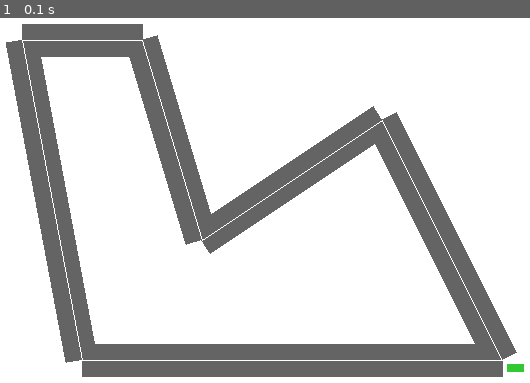
Above: before the commit, frame 1.
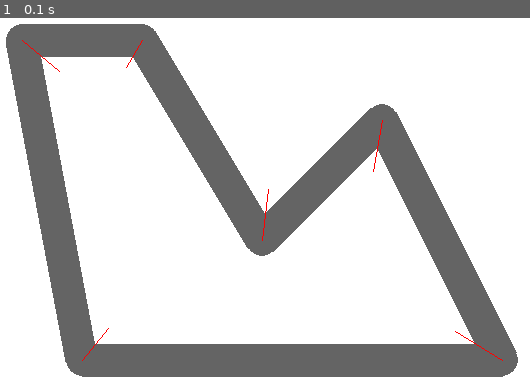
Above: after the commit, the same moment.

Repository: Dowzer721/vsCode-Sync
Game: pygame game, started from Game Recreation/Mini Motorways/Basic Mechanics/carFollowingRoad_v1.0.py
Same seed, same stepped clock (60 frames per second), same inputs: the game is played once before the commit and once after it.
Inputs:
- Up to frame 1 (0.1 s): no input

The runs differ from the first frame. In frame 1, 8.8% of the frame differs, in the area x 1-99%, y 1-99%.

Commit message:
Splitting the angles at junctions. Stuck with acute/obtuse angles

Diff:
--- a/Game Recreation/Mini Motorways/Basic Mechanics/carFollowingRoad_v1.0.py
+++ b/Game Recreation/Mini Motorways/Basic Mechanics/carFollowingRoad_v1.0.py
@@ -49,14 +49,14 @@
 # Where the road starts, travels through and ends on the canvas:
 roadPoints = [
     Vector(canvasW * 0.3, canvasH * 0.1),
-    Vector(canvasW * 0.4, canvasH * 0.6),
+    Vector(canvasW * 0.5, canvasH * 0.6),
     Vector(canvasW * 0.7, canvasH * 0.3),
     Vector(canvasW * 0.9, canvasH * 0.9),
     Vector(canvasW * 0.2, canvasH * 0.9),
     Vector(canvasW * 0.1, canvasH * 0.1)
 ]
 # Creating this to save on calling the "len" method repeatedly:
-roadPointsLen = len(roadPoints)
+numberOfRoadPoints = len(roadPoints)
 
 # The width of the road:
 roadWidth = 16
@@ -66,21 +66,21 @@
 
 # Draw the road to the canvas:
 def renderRoad():
-    for i in range(roadPointsLen):
-
-        x1, y1 = roadPoints[i].toTuple()
-
-        # pygame.draw.circle(
-        #     canvas,
-        #     roadColour,
-        #     roadPoints[i].toInt(),
-        #     roadWidth,
-        #     0
-        # )
-        # if i == roadPointsLen - 1: break
-
-
-        x2, y2 = roadPoints[(i + 1) % roadPointsLen].toTuple()
+    for i in range(numberOfRoadPoints):
+
+        x1, y1 = roadPoints[i].toInt()
+
+        pygame.draw.circle(
+            canvas,
+            roadColour,
+            (x1, y1),
+            roadWidth,
+            0
+        )
+        # if i == numberOfRoadPoints - 1: break
+
+
+        x2, y2 = roadPoints[(i + 1) % numberOfRoadPoints].toTuple()
         dx = x2 - x1
         dy = y2 - y1
         angle = atan2(dy, dx)
@@ -96,21 +96,108 @@
             0
         )
 
-    for i in range(roadPointsLen):
+    # for i in range(numberOfRoadPoints):
+    #     pygame.draw.line(
+    #         canvas,
+    #         (255,255,255),
+    #         roadPoints[i].toTuple(),
+    #         roadPoints[(i+1)%numberOfRoadPoints].toTuple(),
+    #         1
+    #     )
+
+    # My previous method involved drawing the roads from each point, and then just drawing a middle
+    # line, which worked visually, but had no way for the vehicle to know which side of the road was
+    # which.
+    #
+    # My new method is to draw both sides of the road as separate entities, so that the vehicles know
+    # which side is which, and have a reference point for travelling along the roads and around
+    # corners etc.
+
+    for c in range(numberOfRoadPoints):
+        p = (c - 1 + numberOfRoadPoints) % numberOfRoadPoints
+        n = (c + 1) % numberOfRoadPoints
+
+        # # p_dx = roadPoints[c].x - roadPoints[p].x
+        # # p_dy = roadPoints[c].y - roadPoints[p].y
+        p_dx = roadPoints[p].x - roadPoints[c].x
+        p_dy = roadPoints[p].y - roadPoints[c].y
+        p_angle = (atan2(p_dy, p_dx) + (2 * pi)) % (2 * pi)
+        # p_angle = atan2(p_dy, p_dx) + (2 * pi)
+
+        n_dx = roadPoints[n].x - roadPoints[c].x
+        n_dy = roadPoints[n].y - roadPoints[c].y
+        n_angle = (atan2(n_dy, n_dx) + (2 * pi)) % (2 * pi)
+        # n_angle = atan2(n_dy, n_dx) + (2 * pi)
+
+        # mid_angle = (p_angle + n_angle) / 2
+
+        # print(f"{p} -> {c} @ {round(p_angle, 2)}; {c} -> {n} @ {round(n_angle, 2)}; mid_angle:{round(mid_angle,2)}")
+        # print(f"{c} -> {p} @ {round(p_angle, 2)}; {c} -> {n} @ {round(n_angle, 2)}; mid_angle:{round(mid_angle,2)}")
+
+        # _______________________________
+        # Let's imagine the triangle ABC:
+        #           A
+        #           .-------------- O[RIGIN]
+        #          / \
+        #         /   \
+        #      C /_____\ B
+        #
+        # The angle OAB is approx 1.05r, and angle OAC is approx 2.09r.
+        # Visually, we can clearly see that the angle between the two would be straight down vertically,
+        # bisecting line BC, which would be the average of the two angles, or (OAB + OAC) / 2.
+        # However, in practice, this doesn't always work. I am not entirely sure why, but I do have a
+        # solution:
+        #
+        # If we choose an arbitrary distance, and then head in the direction of B from A but that distance,
+        # and note the point. Now we repeat the same, from A to C by the same distance and note this point
+        # too.
+        # Now we have two points, equidistant from A.
+        # If we find the mid-point between these two, and then find the angle from A to the mid-point,
+        # we should have the angle which bisects the angle CAB.
+
+        arbitraryDistance = roadWidth * 4
+
+        pointA_x, pointA_y = roadPoints[c].toTuple()
+        pointA_x += cos(n_angle) * arbitraryDistance
+        pointA_y += sin(n_angle) * arbitraryDistance
+
+        pointB_x, pointB_y = roadPoints[c].toTuple()
+        pointB_x += cos(p_angle) * arbitraryDistance
+        pointB_y += sin(p_angle) * arbitraryDistance
+
+        midPoint_x = (pointA_x + pointB_x) / 2
+        midPoint_y = (pointA_y + pointB_y) / 2
+
+        bisectingAngle = atan2(
+            midPoint_y - roadPoints[c].y,
+            midPoint_x - roadPoints[c].x
+        )
+
+        # Drawing the bisecting angle:
         pygame.draw.line(
             canvas,
-            (255,255,255),
-            roadPoints[i].toTuple(),
-            roadPoints[(i+1)%roadPointsLen].toTuple(),
+            (255, 0, 0),
+            (midPoint_x, midPoint_y),
+            roadPoints[c].toInt(),
             1
         )
+
+        # Maybe my approach here isn't worth the hassle, because the game is fixed to a grid.
+
+
+
+
+
+# renderRoad()
+# exit(0)
+
 
 class Vehicle:
     def __init__(self):
 
-        roadStartingIndex = randint(0, roadPointsLen - 1)
-        previousIndex = (roadStartingIndex + roadPointsLen - 1) % roadPointsLen
-        nextIndex = (roadStartingIndex + 1) % roadPointsLen
+        roadStartingIndex = randint(0, numberOfRoadPoints - 1)
+        previousIndex = (roadStartingIndex + numberOfRoadPoints - 1) % numberOfRoadPoints
+        nextIndex = (roadStartingIndex + 1) % numberOfRoadPoints
 
         # print(f"{previousIndex} : {roadStartingIndex} : {nextIndex}")
 
@@ -144,7 +231,7 @@
         # )
 
         # startingRoadPoint = roadPoints[roadStartingIndex]
-        # nextRoadPoint = roadPoints[(roadStartingIndex + 1) % roadPointsLen]
+        # nextRoadPoint = roadPoints[(roadStartingIndex + 1) % numberOfRoadPoints]
 
         # dx = nextRoadPoint.x - startingRoadPoint.x
         # dy = nextRoadPoint.y - startingRoadPoint.y
@@ -210,6 +297,6 @@
 
     renderRoad()
 
-    car.render()
+    # car.render()
 
     pygame.display.flip()
